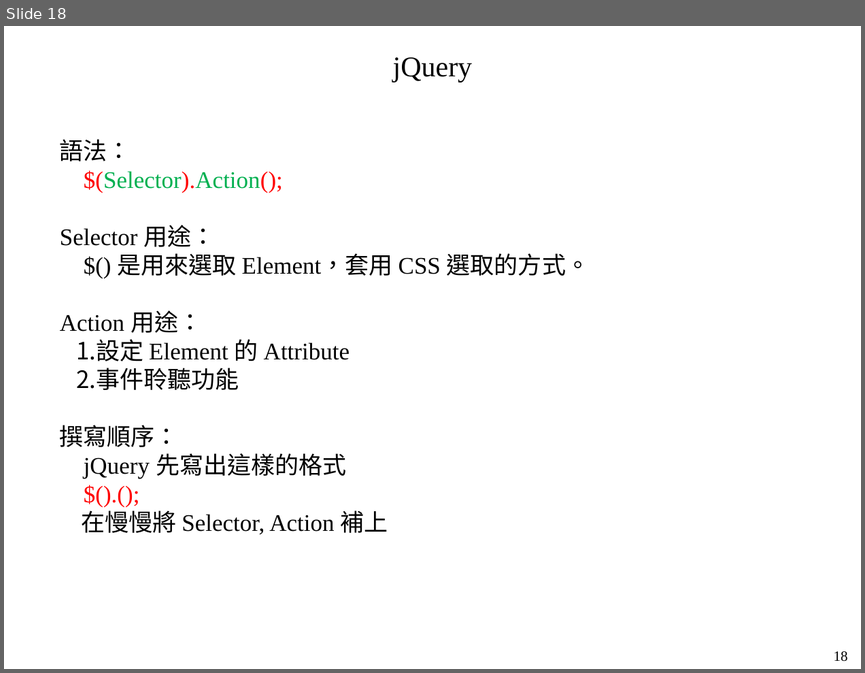
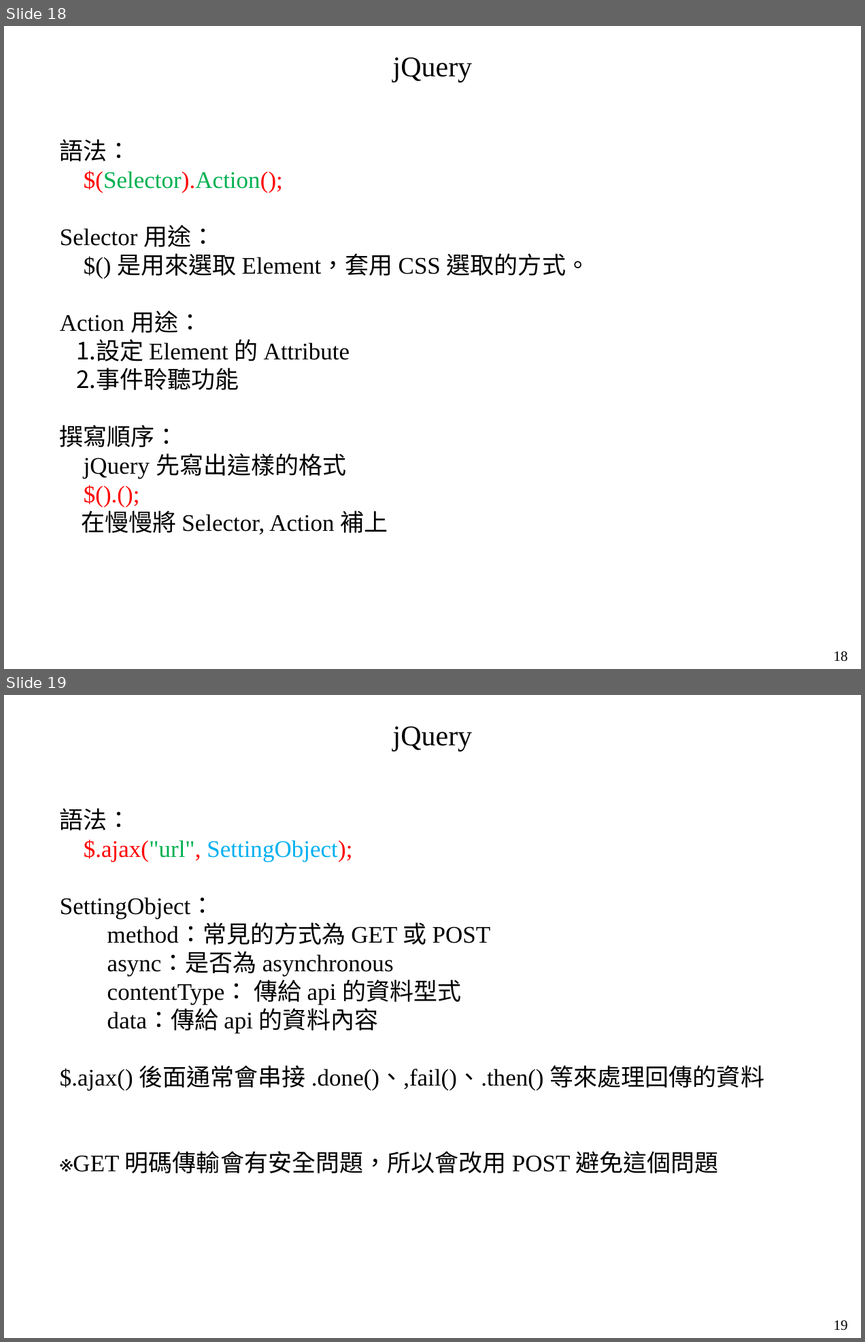
Before and after one commit to mar120434/2021_web_tutor, a slide deck: 動態網頁.pptx. Shown one above the other, each under a label of ours: slide 18 before the commit, slides 18 and 19 after it. The pictures are 865x673 and 865x1342 pixels, drawn with LibreOffice and Linux fonts; fonts in the diff are those of the drawing. Boxes give left, top, right and bottom in pixels: in the first picture for what was removed or moved away, otherwise in the second. Text is boxed around its words. In the diff, an @@ line names an element or a change of style, - is before the commit and + after.

Commit message:
20210803_0148 add jq ajax

```diff
--- a/動態網頁.pptx
+++ b/動態網頁.pptx
@@ slide 19 added at box(4, 695, 861, 1338), background #FFFFFF @@
@@ text added at box(393, 726, 473, 751), 24 pt, text #000000 @@
+jQuery
@@ text added at box(60, 808, 764, 1173), 20 pt, text #000000 @@
+語法：
+$.ajax("url", SettingObject);
+SettingObject：
+method：常見的方式為 GET 或 POST
+async：是否為 asynchronous
+contentType： 傳給 api 的資料型式
+data：傳給 api 的資料內容
+$.ajax() 後面通常會串接 .done()、,fail()、.then() 等來處理回傳的資料
+※GET 明碼傳輸會有安全問題，所以會改用 POST 避免這個問題
@@ text added at box(834, 1320, 848, 1330), 12 pt, text #000000 @@
+19
```
Also in this commit, not shown: 1 slide changed, 2 other files.
